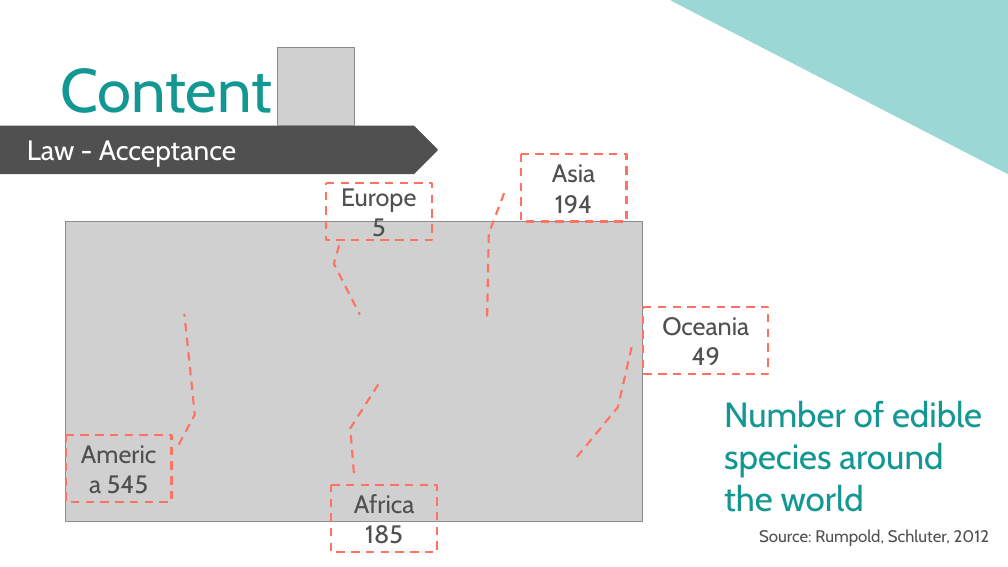
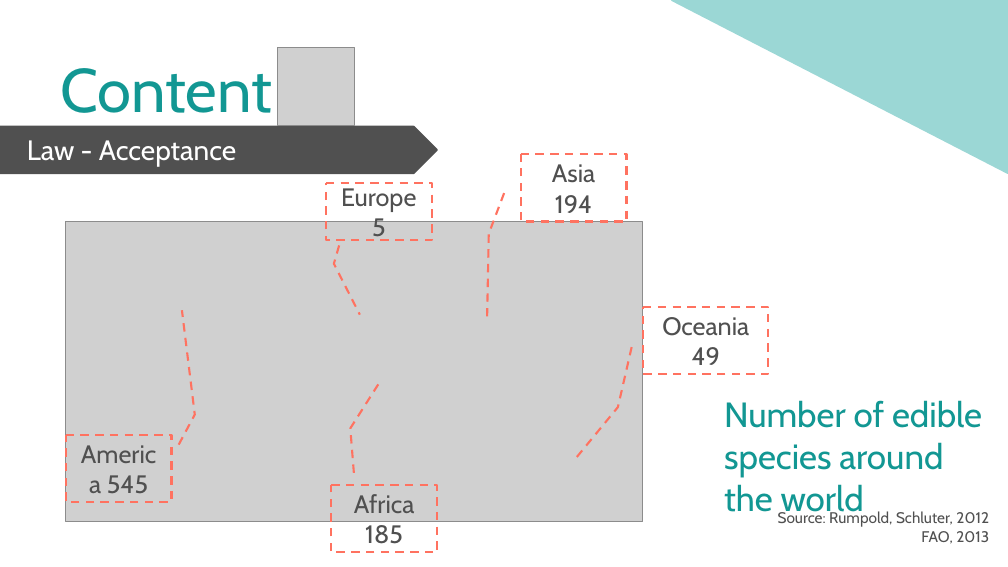
Before and after one commit to MFloru/Bacchus-R1, a slide deck: slide 12 of Logo-powerpoint/3rd presentation (revised).pptx (slide 11 before the commit). Drawn at 1008x567 pixels with LibreOffice and Linux fonts; fonts in the diff are those of the drawing; grey boxes stand for pictures. Boxes give left, top, right and bottom in pixels: in the first picture for what was removed or moved away, otherwise in the second. Text is boxed around its words. In the diff, an @@ line names an element or a change of style, - is before the commit and + after.

```diff
--- a/Logo-powerpoint/3rd presentation (revised).pptx
+++ b/Logo-powerpoint/3rd presentation (revised).pptx
@@ text "Source: Rumpold, Schluter, 2012": place and size @@
-text "Source: Rumpold, Schluter, 2012" at bbox=[759, 529, 990, 546]
+text "Source: Rumpold, Schluter, 2012" at bbox=[778, 510, 989, 544]
@@ text at bbox=[778, 510, 989, 527]: size 12 to 11 pt in "Source: Rumpold, Schluter, 2012" @@
@@ text at bbox=[921, 531, 989, 544]: paragraph added @@
+FAO, 2013
```
Also in this commit, not shown: 5 other slides changed, 3 slides added, 1 other file.
